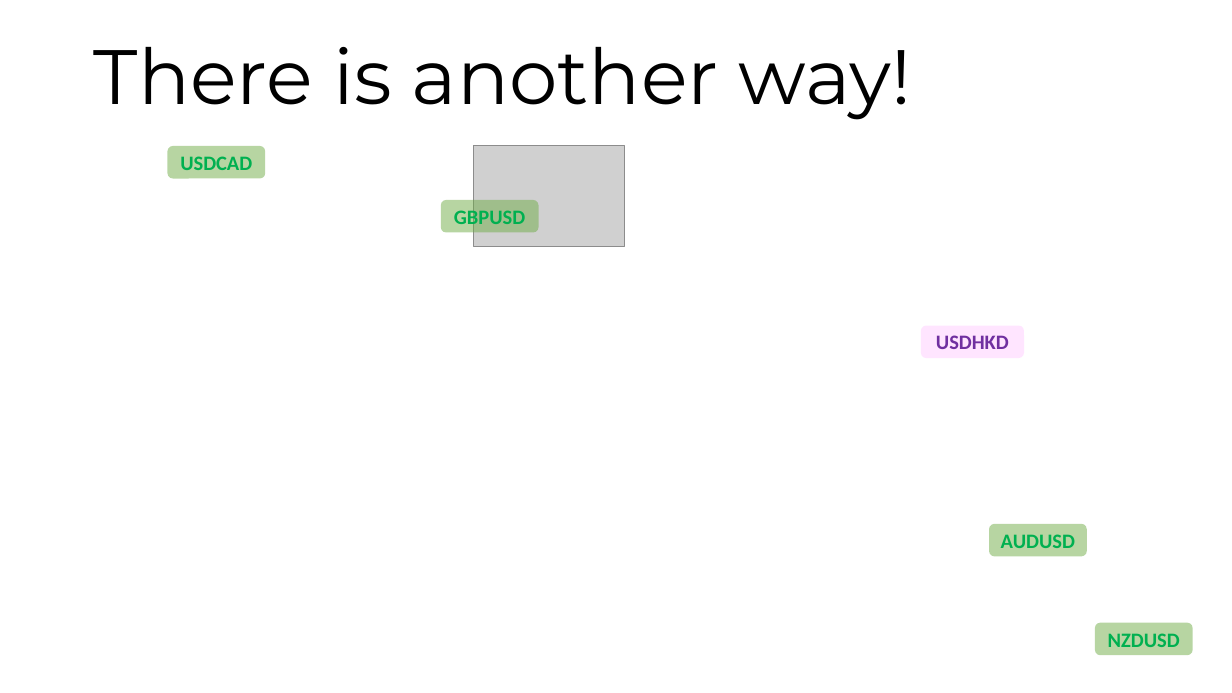
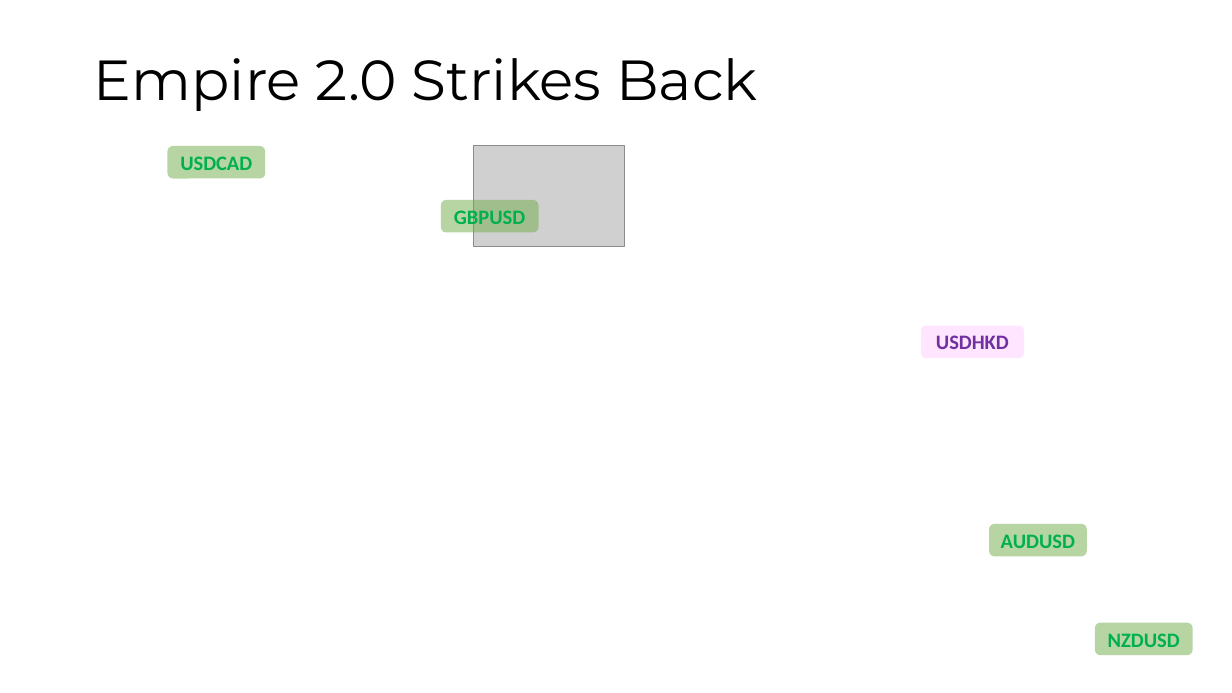
Before and after one commit to maatt4code/PicsAndStuff, a slide deck: slide 11 of Presentation/FXMM.pptx (slide 9 before the commit). Drawn at 1232x693 pixels with LibreOffice and Linux fonts; fonts in the diff are those of the drawing; grey boxes stand for pictures; background and template pictures are left out. Boxes give left, top, right and bottom in pixels: in the first picture for what was removed or moved away, otherwise in the second. Text is boxed around its words. In the diff, an @@ line names an element or a change of style, - is before the commit and + after.

```diff
--- a/Presentation/FXMM.pptx
+++ b/Presentation/FXMM.pptx
@@ text at box(94, 58, 757, 111): text changed; size 60 to 44 pt @@
-There is another way!
+Empire 2.0 Strikes Back
```
Also in this commit, not shown: 9 other slides changed, 5 slides added, 1 slide removed, 15 other files.
